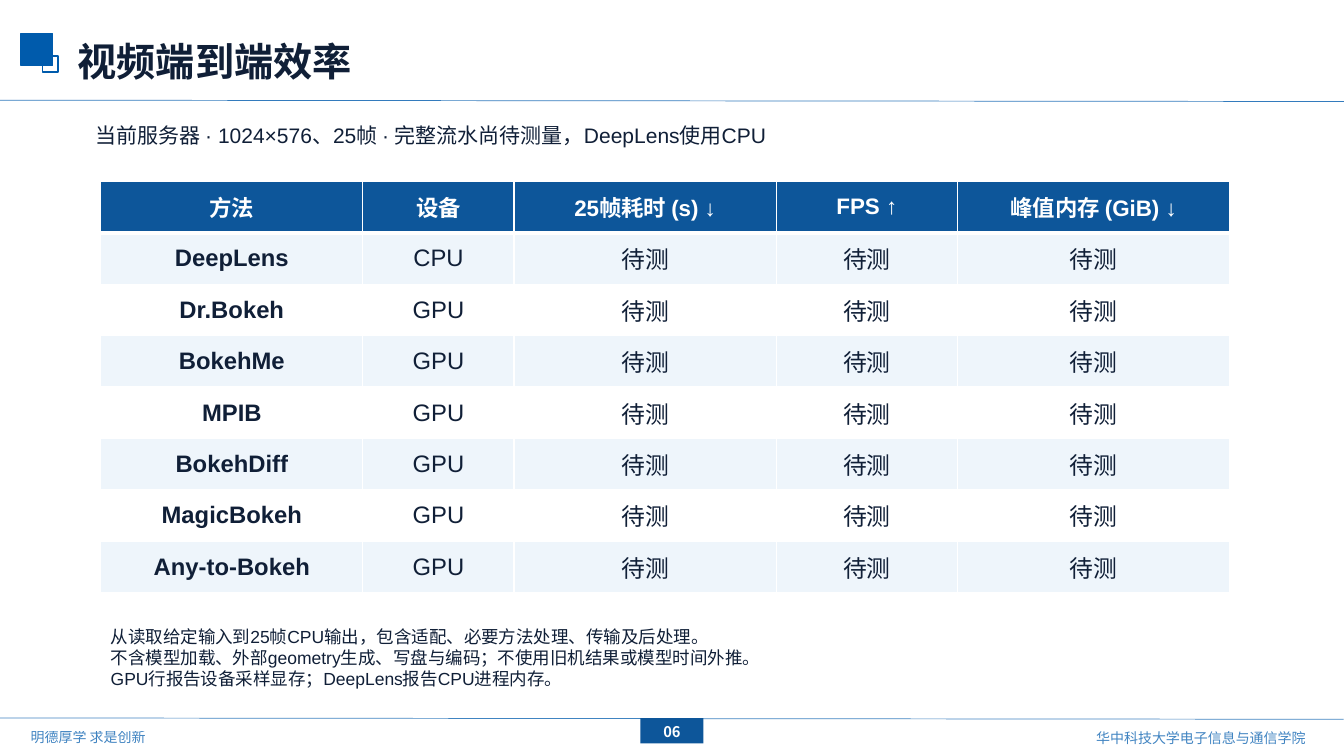
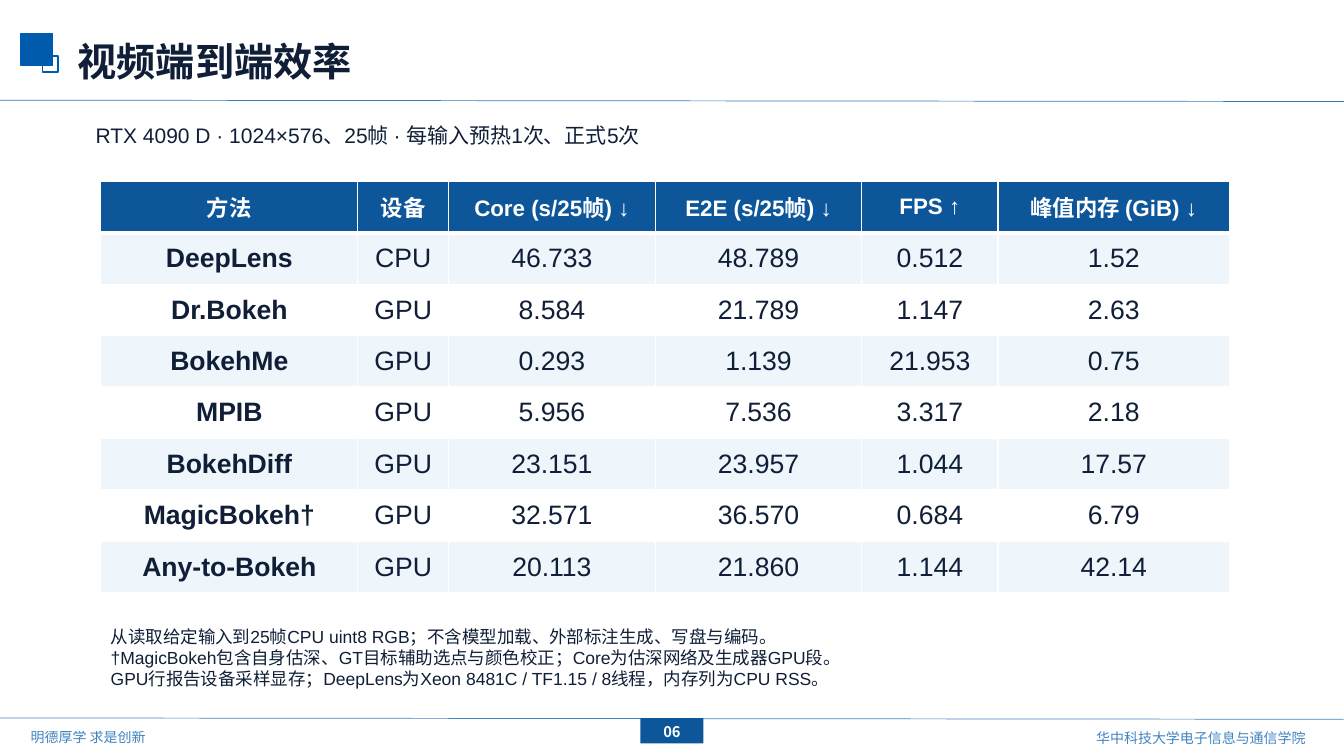
Before and after one commit to mengmcy1/OPPO-depth-guided-video-bokeh, a slide deck: slide 7 of 汇报/下次汇报草稿_基线更新与ATB分析/基线更新与ATB效率分析_草稿.pptx. Drawn at 1344x756 pixels with LibreOffice and Linux fonts; fonts in the diff are those of the drawing; background and template pictures are left out. Boxes give left, top, right and bottom in pixels: in the first picture for what was removed or moved away, otherwise in the second. Text is boxed around its words. In the diff, an @@ line names an element or a change of style, - is before the commit and + after.

```diff
--- a/汇报/下次汇报草稿_基线更新与ATB分析/基线更新与ATB效率分析_草稿.pptx
+++ b/汇报/下次汇报草稿_基线更新与ATB分析/基线更新与ATB效率分析_草稿.pptx
@@ text at box(96, 125, 639, 145): text changed @@
-当前服务器 · 1024×576、25帧 · 完整流水尚待测量，DeepLens使用CPU
+RTX 4090 D · 1024×576、25帧 · 每输入预热1次、正式5次
@@ table at box(101, 181, 1230, 593) @@
-column 1, row 7: MagicBokeh
+column 1, row 7: MagicBokeh†
-column 3: 25帧耗时 (s) ↓ | 待测 | 待测 | 待测 | 待测 | 待测 | 待测 | 待测
-column 4: FPS ↑ | 待测 | 待测 | 待测 | 待测 | 待测 | 待测 | 待测
-column 5: 峰值内存 (GiB) ↓ | 待测 | 待测 | 待测 | 待测 | 待测 | 待测 | 待测
+column 3: Core (s/25帧) ↓ | 46.733 | 8.584 | 0.293 | 5.956 | 23.151 | 32.571 | 20.113
+column 4: E2E (s/25帧) ↓ | 48.789 | 21.789 | 1.139 | 7.536 | 23.957 | 36.570 | 21.860
+column 5: FPS ↑ | 0.512 | 1.147 | 21.953 | 3.317 | 1.044 | 0.684 | 1.144
+column 6: 峰值内存 (GiB) ↓ | 1.52 | 2.63 | 0.75 | 2.18 | 17.57 | 6.79 | 42.14
@@ text at box(111, 628, 841, 689): text changed @@
-从读取给定输入到25帧CPU输出，包含适配、必要方法处理、传输及后处理。
-不含模型加载、外部geometry生成、写盘与编码；不使用旧机结果或模型时间外推。
-GPU行报告设备采样显存；DeepLens报告CPU进程内存。
+从读取给定输入到25帧CPU uint8 RGB；不含模型加载、外部标注生成、写盘与编码。
+†MagicBokeh包含自身估深、GT目标辅助选点与颜色校正；Core为估深网络及生成器GPU段。
+GPU行报告设备采样显存；DeepLens为Xeon 8481C / TF1.15 / 8线程，内存列为CPU RSS。
```
Also in this commit, not shown: 1 other slide changed, 11 other files.
